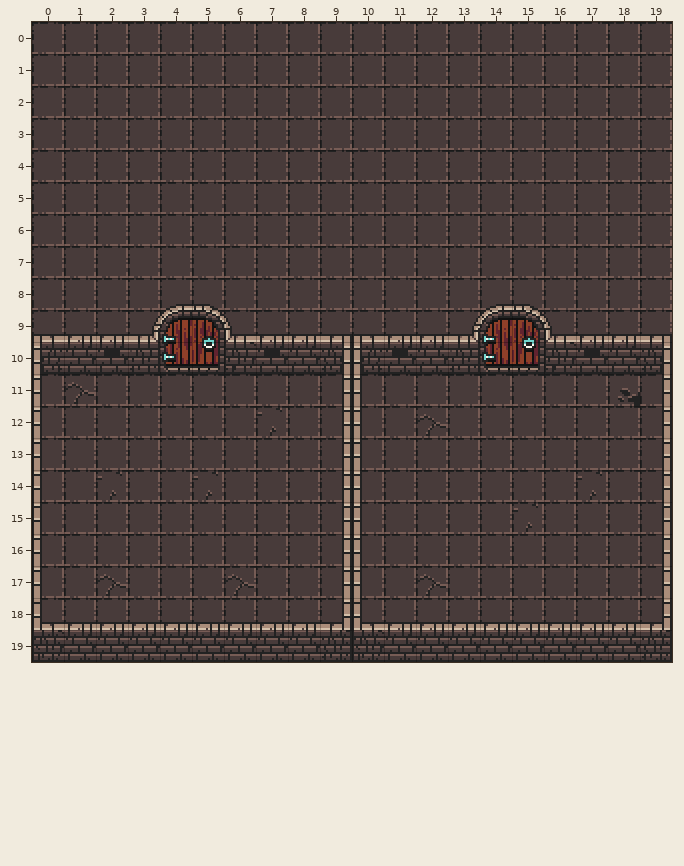
An edit to a level. Tiled map, demo_game/assets/tilemaps/mapa.tmx. Above: the version before the commit.
Cells are 16x16 px. Shown: x 0..19, y 0..19.
And afterwards:
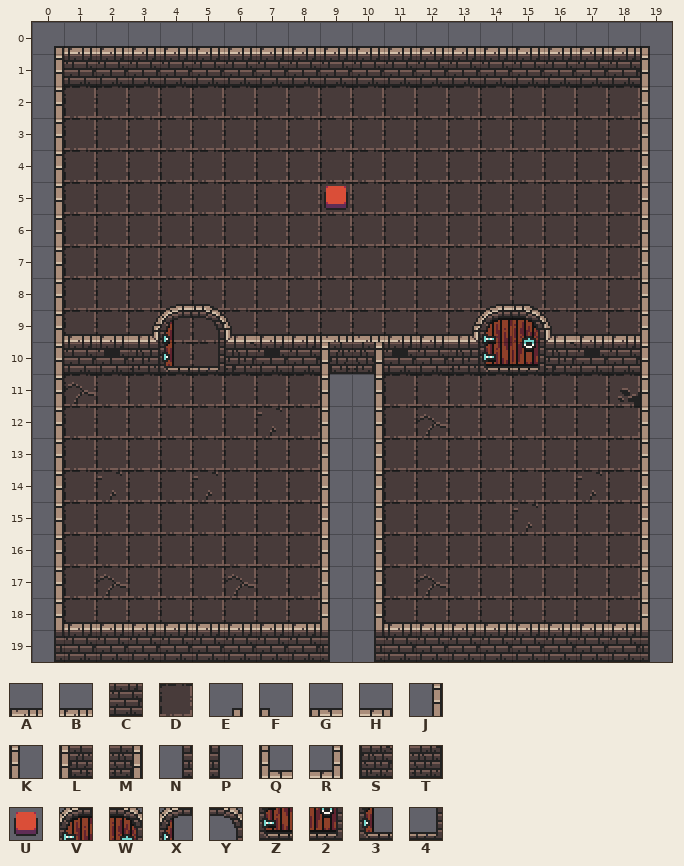
Key: from "dungeon": A 1, B 2, C 34, D 129, E 224, F 225, G 226, H 227, J 256, K 257, L 258, M 259, N 288, P 289, Q 290, R 291, S 322, T 323, U 385, V 450, W 451, X 453, Y 454, Z 482, 2 483, 3 485, 4 486.
_ is an empty cell, # one hidden under a higher layer.
Tiles of an added or newly shown layer are drawn over the layers below it.
Difference:
Layer "ground":
y 0: x 0..19 DDDDDDDDDDDDDDDDDDDD -> ____________________
y 1..9: x 0 D -> _; x 19 D -> _
y 10: x 0 # -> _; x 19 # -> _
y 11..18: x 0 D -> _; x 9..10 DD -> __; x 19 D -> _
y 19: x 0 # -> _; x 9..10 ## -> PN; x 19 # -> _
Layer "items" (added):
y 5: x 9 _ -> U
Layer "walls":
y 0: x 0..19 ____________________ -> EBBBBBBBBBBBBBBBBBBF
y 1: x 0..19 ____________________ -> JCCCCCCCCCCCCCCCCCCK
y 2..8: x 0 _ -> J; x 19 _ -> K
y 9: x 0 G -> J; x 4..5 VW -> XY; x 9..10 HG -> AA; x 19 H -> K
y 10: x 0 L -> J; x 4..5 Z2 -> 34; x 9..10 ML -> LM; x 19 M -> K
y 11..17: x 0 K -> J; x 9..10 JK -> KJ; x 19 J -> K
y 18: x 0 Q -> J; x 9..10 RQ -> KJ; x 19 R -> K
y 19: x 0 S -> N; x 9..10 TS -> __; x 19 T -> P
Changed places in both pictures, as pixel boxes (x1, y1, x2, y2):
changed: (32, 22, 672, 662)
